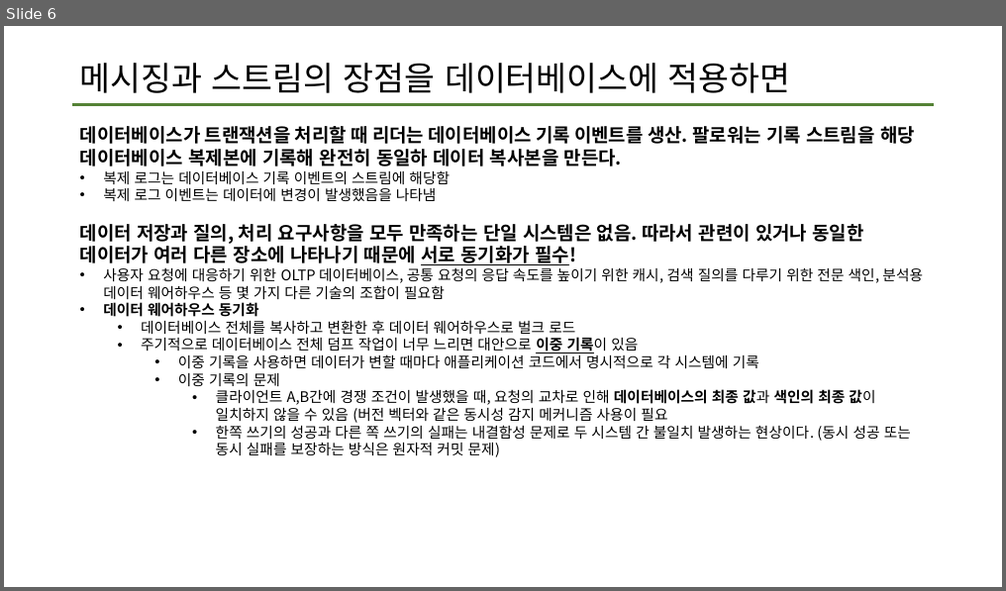
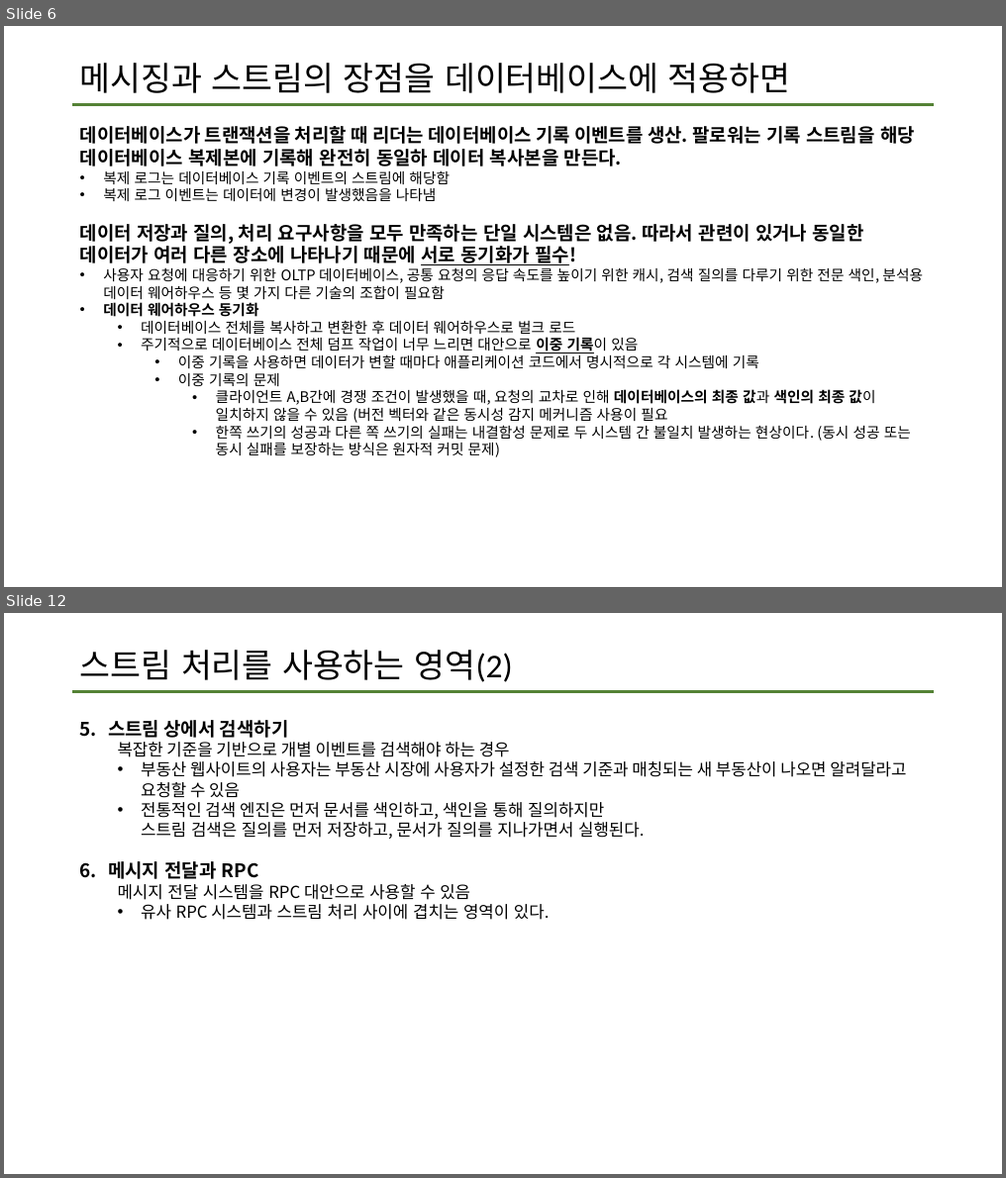
Before and after one commit to data-system-wiki/designing-data-intensive-applications, a slide deck: resources/chapter 11 summary.pptx. Shown one above the other, each under a label of ours: slide 6 before the commit, slides 6 and 12 after it; the slides between them are not shown. The pictures are 1006x591 and 1006x1178 pixels, drawn with LibreOffice and Linux fonts; fonts in the diff are those of the drawing. Boxes give left, top, right and bottom in pixels: in the first picture for what was removed or moved away, otherwise in the second. Text is boxed around its words. In the diff, an @@ line names an element or a change of style, - is before the commit and + after.

Commit message:
11장 마지막 업데이트
스트림처리에서 내결함성 문제를 해결하는 방법까지

```diff
--- a/resources/chapter 11 summary.pptx
+++ b/resources/chapter 11 summary.pptx
@@ slide 12 added at (4, 613, 1002, 1174), background #FFFFFF; not listed: 1 template element that a slide beside it also shows @@
@@ title added at (80, 650, 513, 682), 32 pt, text #000000 @@
+스트림 처리를 사용하는 영역(2)
@@ text added at (108, 720, 906, 920), 16 pt, text #000000 @@
+5. 스트림 상에서 검색하기
+  복잡한 기준을 기반으로 개별 이벤트를 검색해야 하는 경우
+  • 부동산 웹사이트의 사용자는 부동산 시장에 사용자가 설정한 검색 기준과 매칭되는 새 부동산이 나오면 알려달라고 요청할 수 있음
+  • 전통적인 검색 엔진은 먼저 문서를 색인하고, 색인을 통해 질의하지만
+    스트림 검색은 질의를 먼저 저장하고, 문서가 질의를 지나가면서 실행된다.
+6. 메시지 전달과 RPC
+  메시지 전달 시스템을 RPC 대안으로 사용할 수 있음
+  • 유사 RPC 시스템과 스트림 처리 사이에 겹치는 영역이 있다.
```
Also in this commit, not shown: 2 slides changed, 11 other slides added.
